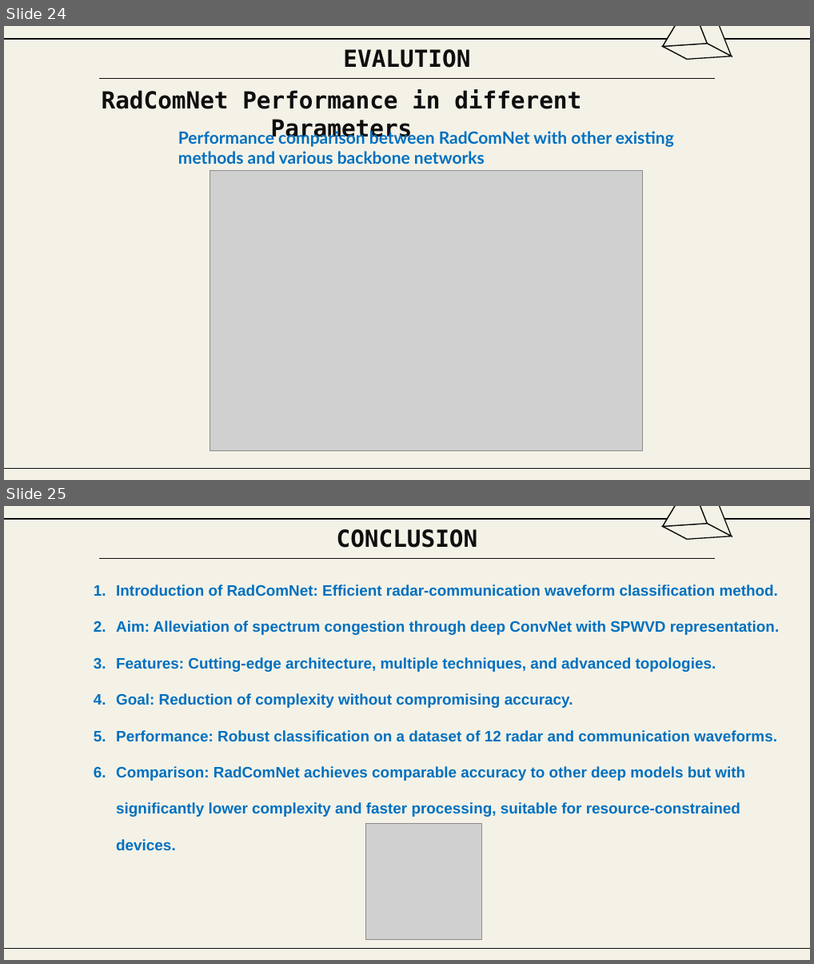
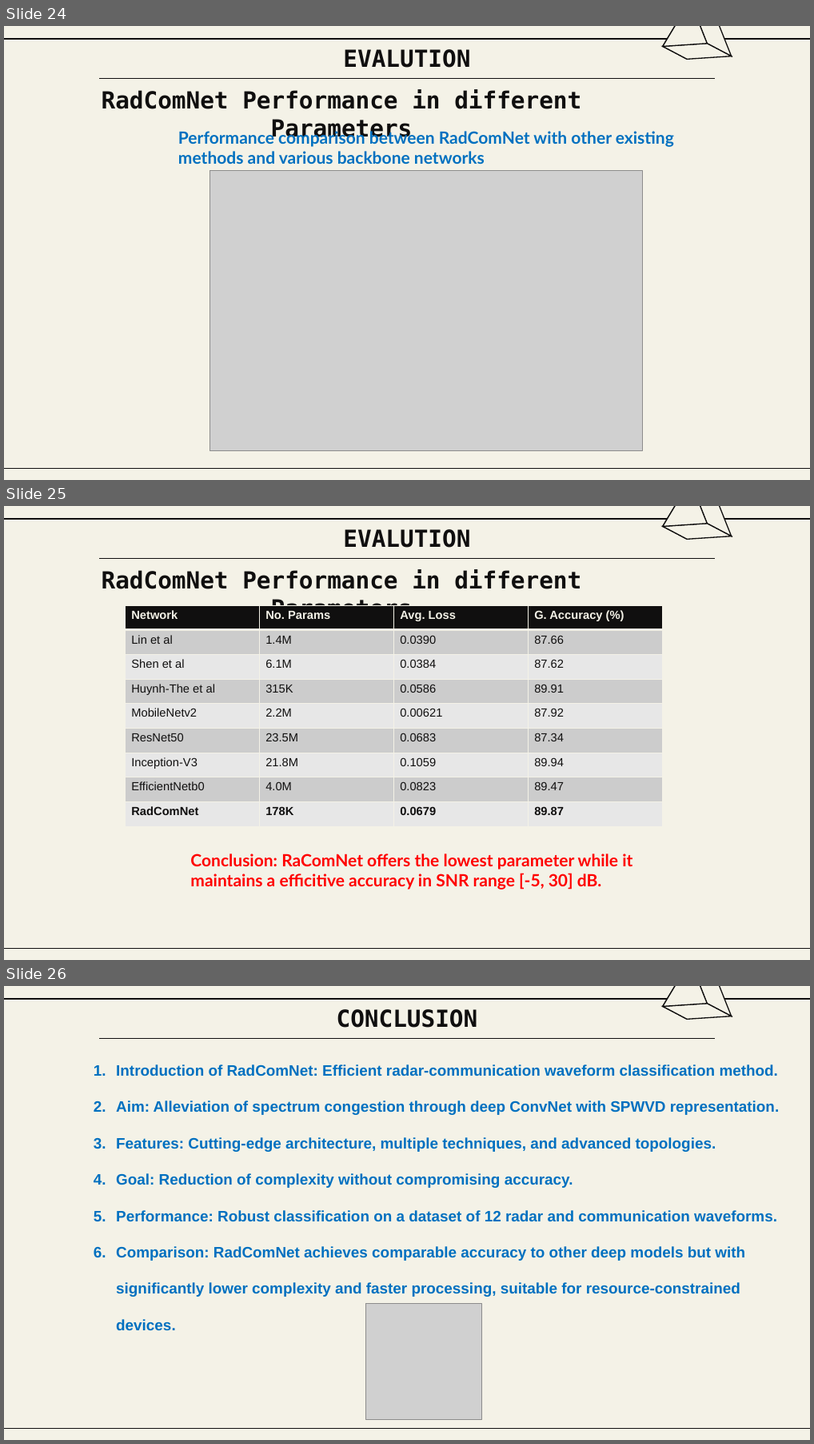
Before and after one commit to Winxkin/hcmute_master, a slide deck: semeter1/DSP/Final_HND.PPTX. Shown one above the other, each under a label of ours: slides 24 and 25 before the commit, slides 24, 25 and 26 after it. The pictures are 814x964 and 814x1444 pixels, drawn with LibreOffice and Linux fonts; fonts in the diff are those of the drawing; grey boxes stand for pictures; background and template pictures are left out. Boxes give left, top, right and bottom in pixels: in the first picture for what was removed or moved away, otherwise in the second. Text is boxed around its words. In the diff, an @@ line names an element or a change of style, - is before the commit and + after.

Commit message:
update slide DSP

```diff
--- a/semeter1/DSP/Final_HND.PPTX
+++ b/semeter1/DSP/Final_HND.PPTX
@@ slide 25 added at box(4, 506, 810, 960), background #F4F2E7; not listed: 2 template elements that a slide beside it also shows @@
@@ title added at box(343, 529, 470, 548), 28 pt, text #100F0F, bold @@
+EVALUTION
@@ group added at box(663, 506, 732, 540): 4 freeform shapes @@
@@ line added from (99, 559) to (715, 559), #100F0F 1.5 pt @@
@@ text added at box(102, 569, 582, 621), 28 pt, text #100F0F, bold @@
+RadComNet Performance in different Parameters
@@ table added at box(126, 605, 662, 826), 9 rows, 4 columns @@
+Network | No. Params | Avg. Loss | G. Accuracy (%)
+Lin et al | 1.4M | 0.0390 | 87.66
+Shen et al | 6.1M | 0.0384 | 87.62
+Huynh-The et al | 315K | 0.0586 | 89.91
+MobileNetv2 | 2.2M | 0.00621 | 87.92
+ResNet50 | 23.5M | 0.0683 | 87.34
+Inception-V3 | 21.8M | 0.1059 | 89.94
+EfficientNetb0 | 4.0M | 0.0823 | 89.47
+RadComNet | 178K | 0.0679 | 89.87
@@ text added at box(190, 853, 633, 889), 20 pt, text #FF0000, bold @@
+Conclusion: RaComNet offers the lowest parameter while it maintains a efficitive accuracy in SNR range [-5, 30] dB.
@@ line added from (99, 948) to (715, 948), #100F0F 1.5 pt @@
@@ what was slide 25 is now slide 26 @@
```
Also in this commit, not shown: 1 other file.
